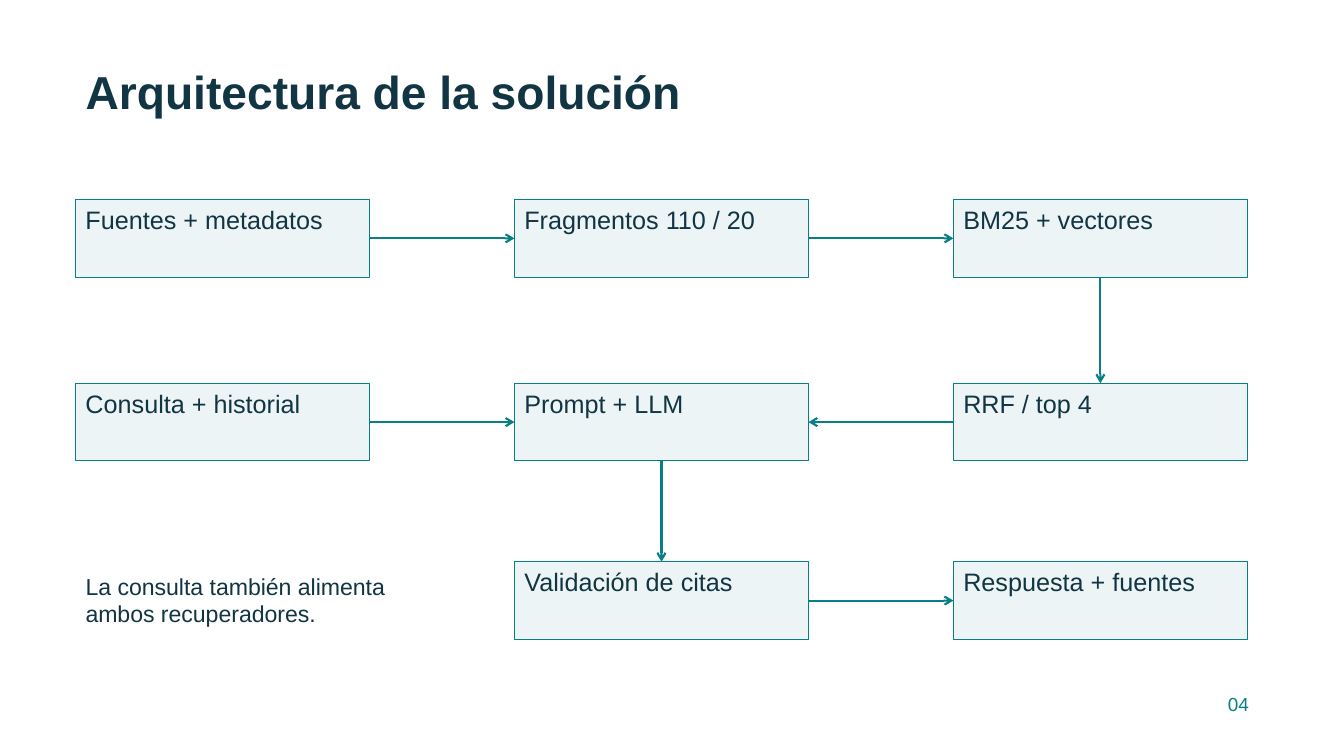
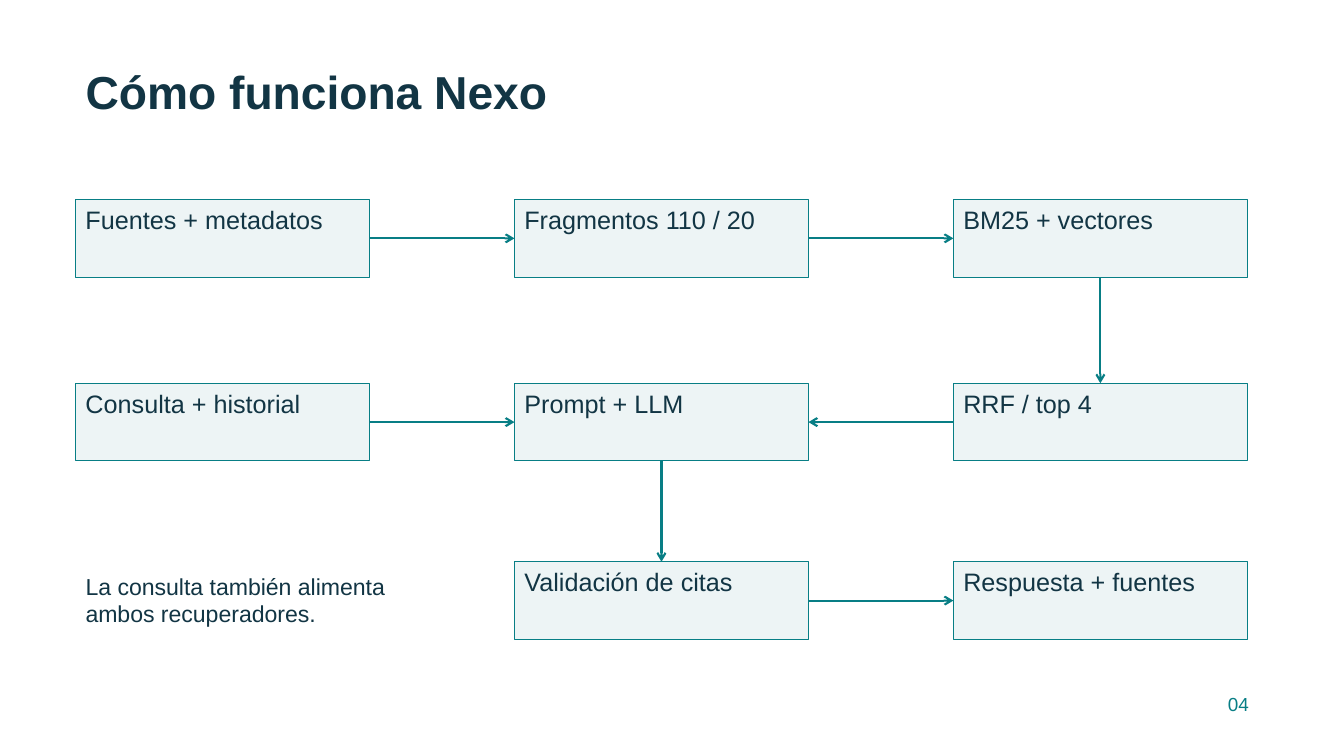
Before and after one commit to Danipez/Nexo-Soporte, a slide deck: slide 4 of entregables/presentacion.pptx. Drawn at 1344x756 pixels with LibreOffice and Linux fonts; fonts in the diff are those of the drawing. Boxes give left, top, right and bottom in pixels: in the first picture for what was removed or moved away, otherwise in the second. Text is boxed around its words. In the diff, an @@ line names an element or a change of style, - is before the commit and + after.

```diff
--- a/entregables/presentacion.pptx
+++ b/entregables/presentacion.pptx
@@ text at (x1=86, y1=75, x2=547, y2=110): text changed @@
-Arquitectura de la solución
+Cómo funciona Nexo
```
Also in this commit, not shown: 6 other slides changed, 24 other files.
